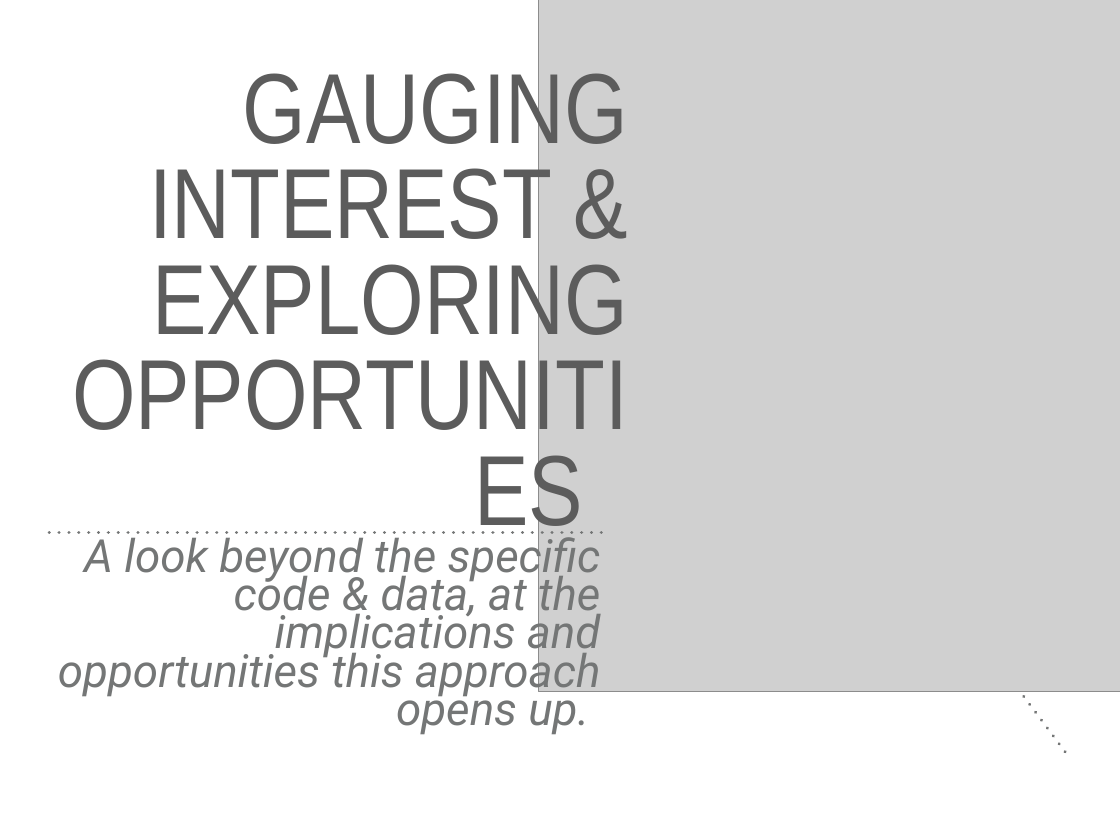
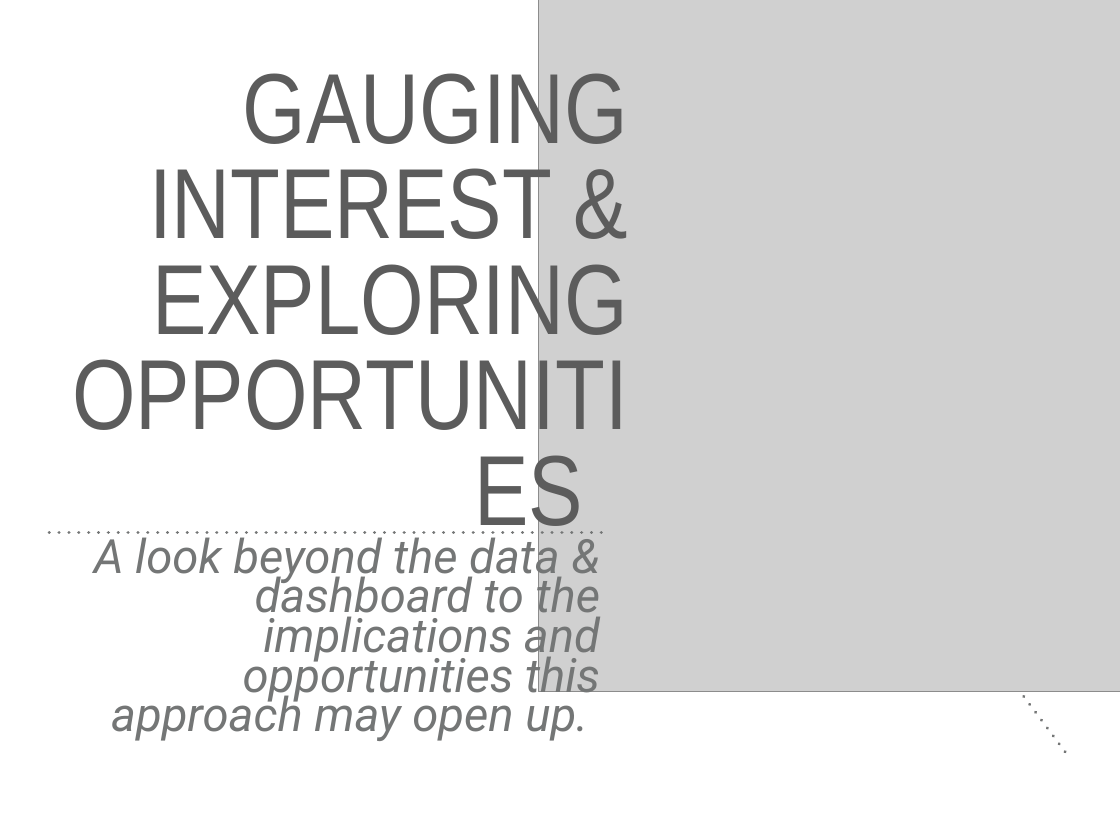
Before and after one commit to mgd1984/Yelp-Analytics-Dashboard, a slide deck: slide 19 of Yelp Biz Ops Dashboard Presentation .pptx (slide 17 before the commit). Drawn at 1120x840 pixels with LibreOffice and Linux fonts; fonts in the diff are those of the drawing; grey boxes stand for pictures. Boxes give left, top, right and bottom in pixels: in the first picture for what was removed or moved away, otherwise in the second. Text is boxed around its words. In the diff, an @@ line names an element or a change of style, - is before the commit and + after.

Commit message:
updated Biz Ops Dashboard Slide Decks (in both formats)

```diff
--- a/Yelp Biz Ops Dashboard Presentation .pptx
+++ b/Yelp Biz Ops Dashboard Presentation .pptx
@@ text at <box>94,530,600,741</box>: text changed; size 41.8 to 43.2 pt @@
-A look beyond the specific code & data, at the implications and opportunities this approach opens up.
+A look beyond the data & dashboard to the implications and opportunities this approach may open up.
```
Also in this commit, not shown: 1 other slide changed, 5 slides added, 3 slides removed, 1 other file.
